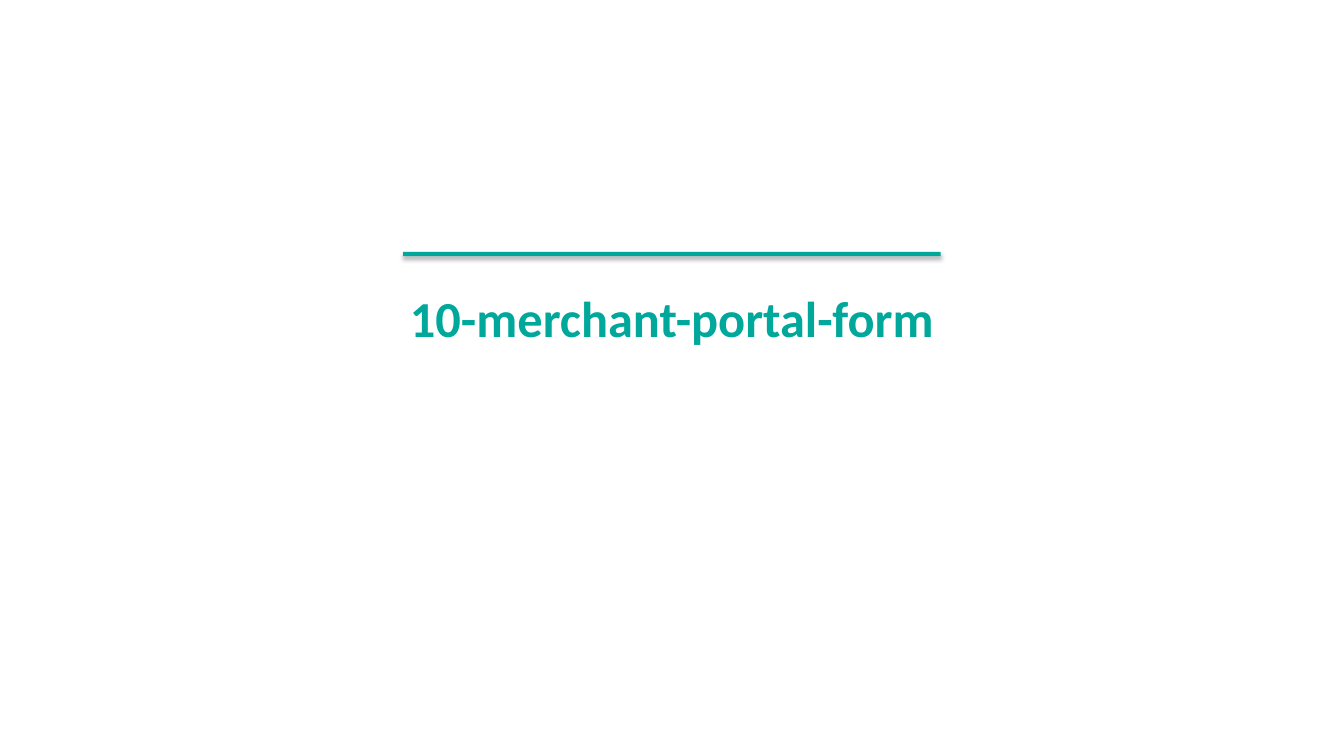
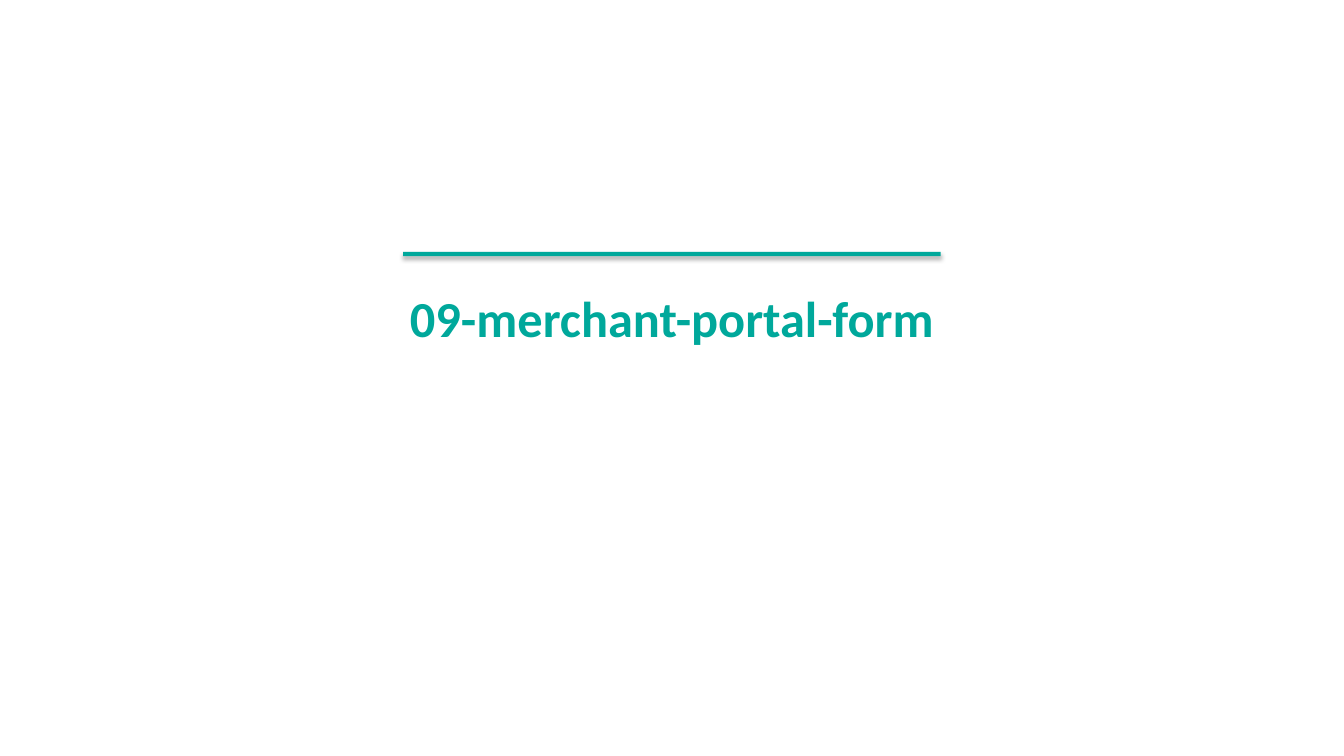
Before and after one commit to spryker-academy/instructor-exercises, a slide deck: slide 196 of guides-pptx/spryker-academy-professional.pptx (slide 221 before the commit). Drawn at 1344x756 pixels with LibreOffice and Linux fonts; fonts in the diff are those of the drawing. Boxes give left, top, right and bottom in pixels: in the first picture for what was removed or moved away, otherwise in the second. Text is boxed around its words. In the diff, an @@ line names an element or a change of style, - is before the commit and + after.

```diff
--- a/guides-pptx/spryker-academy-professional.pptx
+++ b/guides-pptx/spryker-academy-professional.pptx
@@ text at <box>410,301,934,345</box>: text changed @@
-10-merchant-portal-form
+09-merchant-portal-form
```
Also in this commit, not shown: 4 other slides changed, 10 other files.
